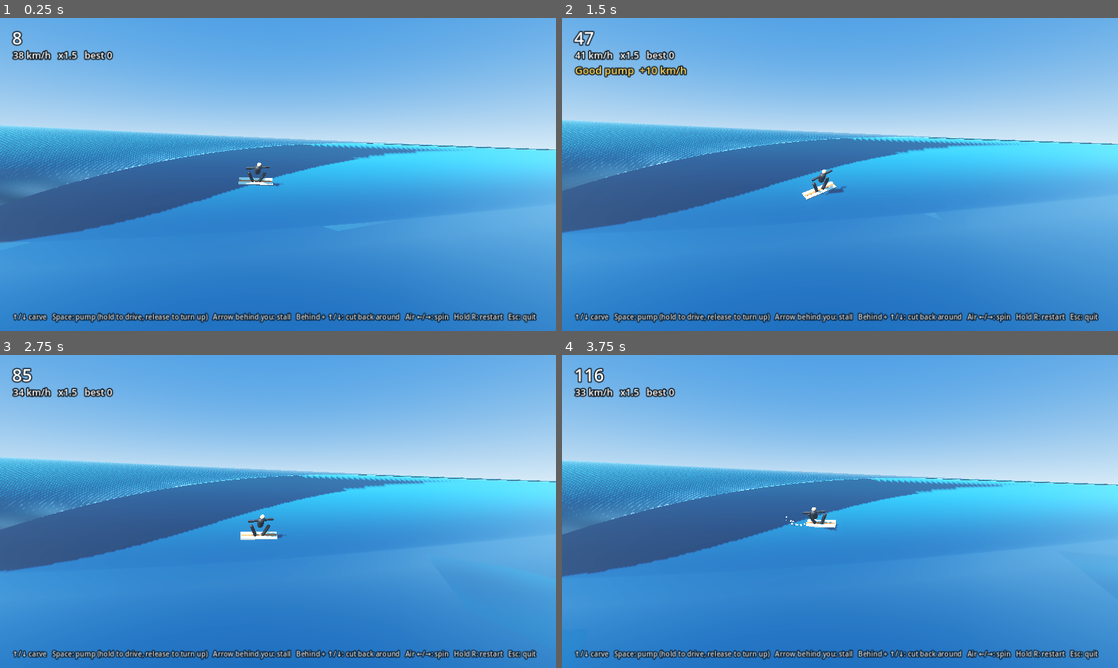
Above: before the commit, frames 1-4 (two rows, left to right).
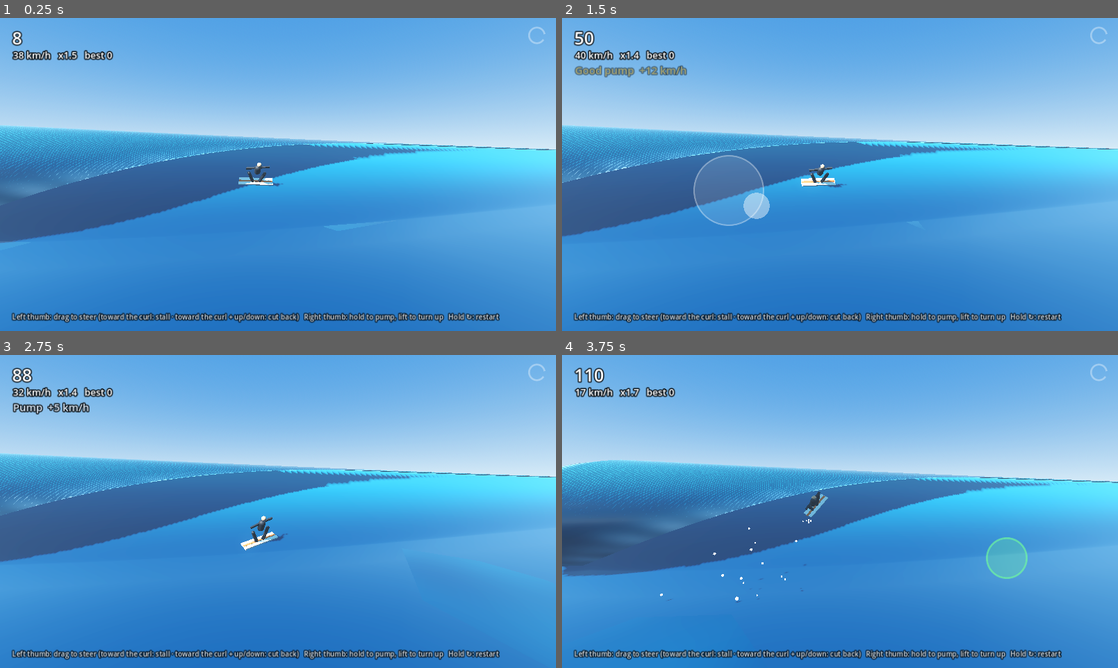
Above: after the commit, the same moments.

Repository: APDos/Swell-rider
Game: Godot game, scene res://main.tscn
The game is run twice, just before and just after one commit, with the same random seed, the same clock (stepped at 60 frames per second) and the same inputs.
Inputs (mouse positions are in pixels of both pictures, inside the frame that each line leads up to):
- Up to frame 1 (0.25 s): no input
- Up to frame 2 (1.5 s): tap Enter (ui_accept) at 0.5, 0.77 s; move the mouse to (962, 158) at 0.52 s; hold Right (spin_right) 0.53-1.25 s; hold Space (pump) 0.53-1.25 s; click (962, 158) at 0.67 s; drag from (728, 190) to (812, 237) at 1.27 s
- Up to frame 3 (2.75 s): move the mouse to (333, 442) at 2.02 s; hold Right (spin_right) from 2.03 s (still down); hold Space (pump) from 2.03 s (still down); tap Keypad Enter at 2.1 s; click (333, 442) at 2.17 s
- Up to frame 4 (3.75 s): release Right (spin_right) at 2.75 s; release Space (pump) at 2.75 s; drag from (812, 574) to (673, 464) at 2.77 s; move the mouse to (1006, 558) at 3.52 s; hold Left (spin_left) from 3.53 s (still down); hold Space (pump) from 3.53 s (still down); click (1006, 558) at 3.67 s

The runs differ from the first frame. In frame 1, 1.9% of the frame differs, in the area x 2-99%, y 2-98%; in frame 2, 9.1%; in frame 3, 9.7%; in frame 4, 11%, in the area x 0-100%, y 2-98%.

Commit message:
Phone build: thumb controls, mobile settings, iOS export
- scripts/touch.gd: a floating stick under the left thumb (drag to point
  the nose: carve, stall toward the curl, cutback toward the curl plus
  up/down, level out ahead; spin in the air) and hold-to-pump on the
  right half. Tap to paddle out after a wipeout, hold the corner to
  restart. It presses the existing input actions at analog strength,
  with a square mapping so a full diagonal matches two arrow keys.
- Only added on touch devices. HUD keeps clear of the notch / Dynamic
  Island, and the help and wipeout text switch to touch wording.
- Landscape, aspect expand, Mobile renderer on phones, ETC2/ASTC
  textures. Checked the wave renders under the mobile renderer.
- iOS export preset (development signing) and a generated app icon
  (tools/make_icon.gd). build/ is ignored by Godot and git.
- test_controls drives the touch layer with real touch events.

Building for a device needs Xcode 26: Godot 4.7.2's iOS template links
iOS 26 APIs and Xcode 16.2 fails at the link step.

Co-Authored-By: Claude Opus 5.5 <noreply@anthropic.com>

Diff:
--- a/project.godot
+++ b/project.godot
@@ -5,6 +5,7 @@
 
 config/name="Swell Rider"
 run/main_scene="res://main.tscn"
+config/icon="res://icon.png"
 config/features=PackedStringArray("4.3", "Forward Plus")
 
 [display]
@@ -12,7 +13,12 @@
 window/size/viewport_width=1280
 window/size/viewport_height=720
 window/stretch/mode="canvas_items"
+window/stretch/aspect="expand"
+window/handheld/orientation=4
 
 [rendering]
 
+renderer/rendering_method.mobile="mobile"
+textures/vram_compression/import_etc2_astc=true
+
 anti_aliasing/quality/msaa_3d=2
--- a/scripts/hud.gd
+++ b/scripts/hud.gd
@@ -13,12 +13,17 @@
 
 
 func _ready() -> void:
+	# On a phone, keep clear of the notch / Dynamic Island and the home bar.
+	var touch := OS.has_feature("mobile") or DisplayServer.is_touchscreen_available()
+	var inset := preload("res://scripts/touch.gd").safe_insets(get_viewport()) if touch else Rect2()
+	var lx := inset.position.x
+	var ty := inset.position.y
 	score_label = _mk(40)
-	score_label.position = Vector2(28, 18)
+	score_label.position = Vector2(28 + lx, 18 + ty)
 	speed_label = _mk(22)
-	speed_label.position = Vector2(30, 70)
+	speed_label.position = Vector2(30 + lx, 70 + ty)
 	pump_label = _mk(24)
-	pump_label.position = Vector2(30, 102)
+	pump_label.position = Vector2(30 + lx, 102 + ty)
 	pump_label.modulate.a = 0.0
 
 	popup_label = _mk(46, true)
@@ -53,10 +58,10 @@
 	var help := _mk(16)
 	help.anchor_top = 1.0
 	help.anchor_bottom = 1.0
-	help.offset_left = 28
-	help.offset_top = -44
-	help.offset_bottom = -14
-	help.text = "↑/↓ carve   Space: pump (hold to drive,  …(124 unchanged characters)…
+	help.offset_left = 28 + lx
+	help.offset_top = -44 - inset.size.y
+	help.offset_bottom = -14 - inset.size.y
+	help.text = "Left thumb: drag to steer (toward the curl: stall · toward the curl + up/down: cut back)   Right thumb: hold to pump, lift to turn up   Hold ↻: restart" if touch else "↑/↓ carve   Space: pump (hold to drive,  …(124 unchanged characters)…
 	help.modulate.a = 0.8
 
 
--- a/scripts/main.gd
+++ b/scripts/main.gd
@@ -9,6 +9,7 @@
 const SurferScript := preload("res://scripts/surfer.gd")
 const HudScript := preload("res://scripts/hud.gd")
 const Controls := preload("res://scripts/controls.gd")
+const TouchScript := preload("res://scripts/touch.gd")
 const Autopilot := preload("res://scripts/autopilot.gd")
 
 enum { PLAYING, WIPEOUT }
@@ -91,6 +92,10 @@
 
 	hud = HudScript.new()
 	add_child(hud)
+	if is_touch():
+		var touch = TouchScript.new()
+		touch.main = self
+		add_child(touch)
 
 	_reset()
 
@@ -178,6 +183,11 @@
 	wave.closeout = Vector3(x0, x0 + randf_range(12.0, 24.0), 0.95)
 
 
+## Phones and tablets get the thumb controls (scripts/touch.gd).
+static func is_touch() -> bool:
+	return OS.has_feature("mobile") or DisplayServer.is_touchscreen_available()
+
+
 ## Riding: up/down carves up/down the face (the pump has its own key); left or
 ## right together with up/down turns you around (surfer.step's side input).
 ## In the air, left/right or up/down spins, but only once every key held through
@@ -339,7 +349,7 @@
 	state = WIPEOUT
 	best = maxf(best, score)
 	hud.set_barrel(false, 0.0, 0.0)
-	hud.show_message("WIPEOUT\n%s\n\nScore %d   ·   Best %d   ·   %.0fs ride\n\nEnter / R to paddle back out" % [reason, int(score), int(best), ride_time])
+	hud.show_message("WIPEOUT\n%s\n\nScore %d   ·   Best %d   ·   %.0fs ride\n\n%s" % [reason, int(score), int(best), ride_time, "Tap to paddle back out" if is_touch() else "Enter / R to paddle back out"])
 	if autopilot:
 		_reset()
 
--- /dev/null
+++ b/scripts/touch.gd
@@ -0,0 +1,147 @@
+extends CanvasLayer
+## Thumb controls for phones.
+## - Left half: a floating stick. Touch anywhere and drag to point the nose:
+##   up/down carves, toward the curl is the stall, toward the curl and up/down
+##   drives a cutback, ahead levels out. In the air, left/right spins.
+## - Right half: hold to pump (drive), lift your thumb to turn off the bottom.
+## - After a wipeout, a tap paddles back out. Mid-ride, hold the ↻ corner.
+## It presses the same input actions as the keyboard and gamepad, at analog
+## strength, so gameplay never knows where the input came from.
+
+const RADIUS := 80.0        # px (viewport) of drag for a full push
+const DEADZONE := 0.12
+const RESTART_SIZE := Vector2(120, 100)   # the ↻ hold area, top-right corner
+
+var main   # main.gd, for its state and the safe-area insets
+
+var _stick_id := -1
+var _stick_origin := Vector2.ZERO
+var _stick_pos := Vector2.ZERO
+var _pump_id := -1
+var _pump_pos := Vector2.ZERO
+var _restart_id := -1
+var _canvas: Control
+var _inset := Rect2()   # safe-area margins in viewport px: position = left/top, size = right/bottom
+
+
+func _ready() -> void:
+	layer = 5
+	_canvas = Control.new()
+	_canvas.set_anchors_preset(Control.PRESET_FULL_RECT)
+	_canvas.mouse_filter = Control.MOUSE_FILTER_IGNORE
+	_canvas.draw.connect(_on_draw)
+	add_child(_canvas)
+	_inset = safe_insets(get_viewport())
+
+
+## Safe-area margins (notch, Dynamic Island, home bar) in viewport pixels.
+static func safe_insets(vp: Viewport) -> Rect2:
+	var screen := Vector2(DisplayServer.screen_get_size())
+	var safe := DisplayServer.get_display_safe_area()
+	if screen.x <= 0.0 or safe.size.x <= 0:
+		return Rect2()
+	var view := vp.get_visible_rect().size
+	var k := view / screen
+	var left := float(safe.position.x) * k.x
+	var top := float(safe.position.y) * k.y
+	var right := (screen.x - float(safe.end.x)) * k.x
+	var bottom := (screen.y - float(safe.end.y)) * k.y
+	return Rect2(left, top, right, bottom)
+
+
+func _view_size() -> Vector2:
+	return get_viewport().get_visible_rect().size
+
+
+func _in_restart(p: Vector2) -> bool:
+	var view := _view_size()
+	return p.x > view.x - _inset.size.x - RESTART_SIZE.x and p.y < _inset.position.y + RESTART_SIZE.y
+
+
+func _input(event: InputEvent) -> void:
+	if event is InputEventScreenTouch:
+		var p: Vector2 = event.position
+		if event.pressed:
+			if main.state == main.WIPEOUT or _in_restart(p):
+				# After a wipeout the press paddles back out; mid-ride main restarts
+				# once it's been held for RESTART_HOLD.
+				if _restart_id == -1:
+					_restart_id = event.index
+					Input.action_press("restart")
+			elif p.x < _view_size().x * 0.5:
+				if _stick_id == -1:
+					_stick_id = event.index
+					_stick_origin = p
+					_stick_pos = p
+			elif _pump_id == -1:
+				_pump_id = event.index
+				_pump_pos = p
+				Input.action_press("pump")
+		else:
+			if event.index == _stick_id:
+				_stick_id = -1
+				_set_stick(Vector2.ZERO)
+			elif event.index == _pump_id:
+				_pump_id = -1
+				Input.action_release("pump")
+			elif event.index == _restart_id:
+				_restart_id = -1
+				Input.action_release("restart")
+		_canvas.queue_redraw()
+	elif event is InputEventScreenDrag:
+		if event.index == _stick_id:
+			_stick_pos = event.position
+			var off := _stick_pos - _stick_origin
+			# Past the edge, the stick's centre follows your thumb, so turning
+			# back the other way responds straight away.
+			if off.length() > RADIUS:
+				_stick_origin = _stick_pos - off.normalized() * RADIUS
+				off = _stick_pos - _stick_origin
+			_set_stick(off / RADIUS)
+			_canvas.queue_redraw()
+		elif event.index == _pump_id:
+			_pump_pos = event.position
+			_canvas.queue_redraw()
+
+
+## v: stick offset, -1..1 per axis, screen y down. Mapped onto a square so a
+## full diagonal is full on both axes, the same as holding two arrow keys.
+func _set_stick(v: Vector2) -> void:
+	var len := minf(v.length(), 1.0)
+	if len < DEADZONE:
+		v = Vector2.ZERO
+	else:
+		var dir := v.normalized()
+		var m := maxf(absf(dir.x), absf(dir.y))
+		v = dir / m * (len - DEADZONE) / (1.0 - DEADZONE)
+	_axis("carve_up", -v.y)
+	_axis("carve_down", v.y)
+	_axis("spin_left", -v.x)
+	_axis("stall", -v.x)       # ← is the stall key on the keyboard; the surfer decides when it applies
+	_axis("spin_right", v.x)
+
+
+func _axis(action: String, strength: float) -> void:
+	if strength > 0.0:
+		Input.action_press(action, clampf(strength, 0.0, 1.0))
+	else:
+		Input.action_release(action)
+
+
+func _on_draw() -> void:
+	var view := _view_size()
+	var faint := Color(1, 1, 1, 0.12)
+	var line := Color(1, 1, 1, 0.35)
+	# Restart corner.
+	var rc := Vector2(view.x - _inset.size.x - 44.0, _inset.position.y + 40.0)
+	_canvas.draw_arc(rc, 18.0, 0.6, TAU - 0.2, 24, line, 3.0, true)
+	if main == null or main.state == main.WIPEOUT:
+		return
+	if _stick_id != -1:
+		_canvas.draw_circle(_stick_origin, RADIUS, faint)
+		_canvas.draw_arc(_stick_origin, RADIUS, 0.0, TAU, 48, line, 2.0, true)
+		var knob := _stick_origin + (_stick_pos - _stick_origin).limit_length(RADIUS)
+		_canvas.draw_circle(knob, 30.0, Color(1, 1, 1, 0.45))
+	if _pump_id != -1:
+		_canvas.draw_circle(_pump_pos, 46.0, Color(0.45, 1.0, 0.6, 0.25))
+		_canvas.draw_arc(_pump_pos, 46.0, 0.0, TAU, 40, Color(0.45, 1.0, 0.6, 0.6), 3.0, true)
--- a/tests/test_controls.gd
+++ b/tests/test_controls.gd
@@ -27,6 +27,7 @@
 	await _left_alone_is_a_stall()
 	await _cutback_points_at_barrel()
 	await _rebound_off_whitewater()
+	await _touch_controls()
 	if _failures == 0:
 		print("PASS test_controls")
 		quit(0)
@@ -402,6 +403,70 @@
 		_fail("riding into the whitewater facing back and never turning off it should end the ride")
 
 
+## Touches arrive in window pixels and Godot maps them into the game's view
+## (the stretch), so tests give view positions and convert them here.
+func _win(pos: Vector2) -> Vector2:
+	return main.get_viewport().get_final_transform() * pos
+
+
+func _touch(index: int, pos: Vector2, pressed: bool) -> void:
+	var e := InputEventScreenTouch.new()
+	e.index = index
+	e.position = _win(pos)
+	e.pressed = pressed
+	Input.parse_input_event(e)
+
+
+func _drag(index: int, pos: Vector2) -> void:
+	var e := InputEventScreenDrag.new()
+	e.index = index
+	e.position = _win(pos)
+	Input.parse_input_event(e)
+
+
+## The phone controls (scripts/touch.gd) with real touch events: the left thumb
+## steers through the same actions as the keys (up-back drives a cutback, back
+## alone stalls), the right thumb pumps, and both work at once.
+func _touch_controls() -> void:
+	var touch = main.TouchScript.new()
+	touch.main = main
+	main.add_child(touch)
+	await _ride_setup(60.0)
+	var s = main.surfer
+	var view: Vector2 = main.get_viewport().get_visible_rect().size
+	var left := Vector2(view.x * 0.2, view.y * 0.6)
+	var right := Vector2(view.x * 0.8, view.y * 0.6)
+	# Back (toward the curl) alone: the stall.
+	_touch(0, left, true)
+	_drag(0, left + Vector2(-90, 0))
+	for i in 20:
+		await physics_frame
+	if s.tail_dig < 0.5 or s.facing < 0.0:
+		_fail("touch: dragging back alone should stall (dig %.2f, facing %d)" % [s.tail_dig, int(s.facing)])
+	# Up-back: drive a cutback, while the other thumb pumps.
+	_drag(0, left + Vector2(-90, -90))
+	_touch(1, right, true)
+	var pumped: bool = false
+	var turned := false
+	for i in 90:
+		await physics_frame
+		pumped = pumped or Input.is_action_pressed("pump")
+		if s.facing < 0.0:
+			turned = true
+			break
+	_touch(1, right, false)
+	_touch(0, left, false)
+	await physics_frame
+	if not turned:
+		_fail("touch: dragging up and back should drive the board round to face the barrel")
+	if not pumped:
+		_fail("touch: holding the right side should press pump, alongside the stick")
+	if Input.is_action_pressed("pump") or Input.is_action_pressed("carve_up") or Input.is_action_pressed("stall"):
+		_fail("touch: lifting both thumbs should release every action")
+	touch.queue_free()
+	await physics_frame
+
+
 ## Wraps a rider: same steering, but holds the pump key for hold_s seconds.
 class PumpHold:
 	var inner
--- /dev/null
+++ b/tools/make_icon.gd
@@ -0,0 +1,46 @@
+extends SceneTree
+## Draws the app icon (icon.png, 1024x1024): a curling wave over a warm sky.
+##   godot --headless --path . -s res://tools/make_icon.gd
+
+const N := 1024
+
+func _initialize() -> void:
+	var img := Image.create(N, N, false, Image.FORMAT_RGB8)
+	var sky_top := Color(0.99, 0.62, 0.36)
+	var sky_low := Color(1.0, 0.86, 0.62)
+	var deep := Color(0.02, 0.18, 0.34)
+	var face := Color(0.04, 0.45, 0.58)
+	var lip := Color(0.35, 0.85, 0.80)
+	var foam := Color(0.96, 0.98, 1.0)
+	# Curl: a circle the lip wraps around, centred left of middle.
+	var cc := Vector2(330, 470)
+	var cr := 210.0
+	for y in N:
+		for x in N:
+			var u := float(x) / N
+			var v := float(y) / N
+			var col := sky_top.lerp(sky_low, v)
+			# Wave crest line: rises from the right shoulder up into the curl.
+			var crest := 0.42 + 0.22 * smoothstep(0.25, 1.0, u) + 0.05 * sin(u * 9.0)
+			if v > crest:
+				var depth := clampf((v - crest) / 0.45, 0.0, 1.0)
+				col = lip.lerp(face, smoothstep(0.0, 0.25, depth)).lerp(deep, smoothstep(0.25, 1.0, depth))
+				if v - crest < 0.018:
+					col = foam
+			var p := Vector2(x, y)
+			var dist := p.distance_to(cc)
+			# The pitching lip: a thick ring around the curl, open at the bottom right.
+			var ang := atan2(p.y - cc.y, p.x - cc.x)
+			if dist < cr + 70.0 and dist > cr and not (ang > 0.2 and ang < 1.9):
+				col = lip.lerp(face, clampf((dist - cr) / 70.0, 0.0, 1.0))
+				if dist > cr + 58.0:
+					col = foam
+			elif dist <= cr:
+				col = deep.lerp(face, 0.25 + 0.35 * (1.0 - dist / cr))
+			# Foam ball tumbling at the bottom of the curl.
+			if p.distance_to(Vector2(250, 720)) < 150.0 and v > crest - 0.05:
+				col = foam.lerp(lip, 0.15 * (p.distance_to(Vector2(250, 720)) / 150.0))
+			img.set_pixel(x, y, col)
+	img.save_png("res://icon.png")
+	print("wrote icon.png")
+	quit()
Not shown, added: export_presets.cfg
Binary file added: icon.png
Not shown, added: scripts/touch.gd.uid
Not shown, added: tools/make_icon.gd.uid
Not shown, changed: CLAUDE.md
